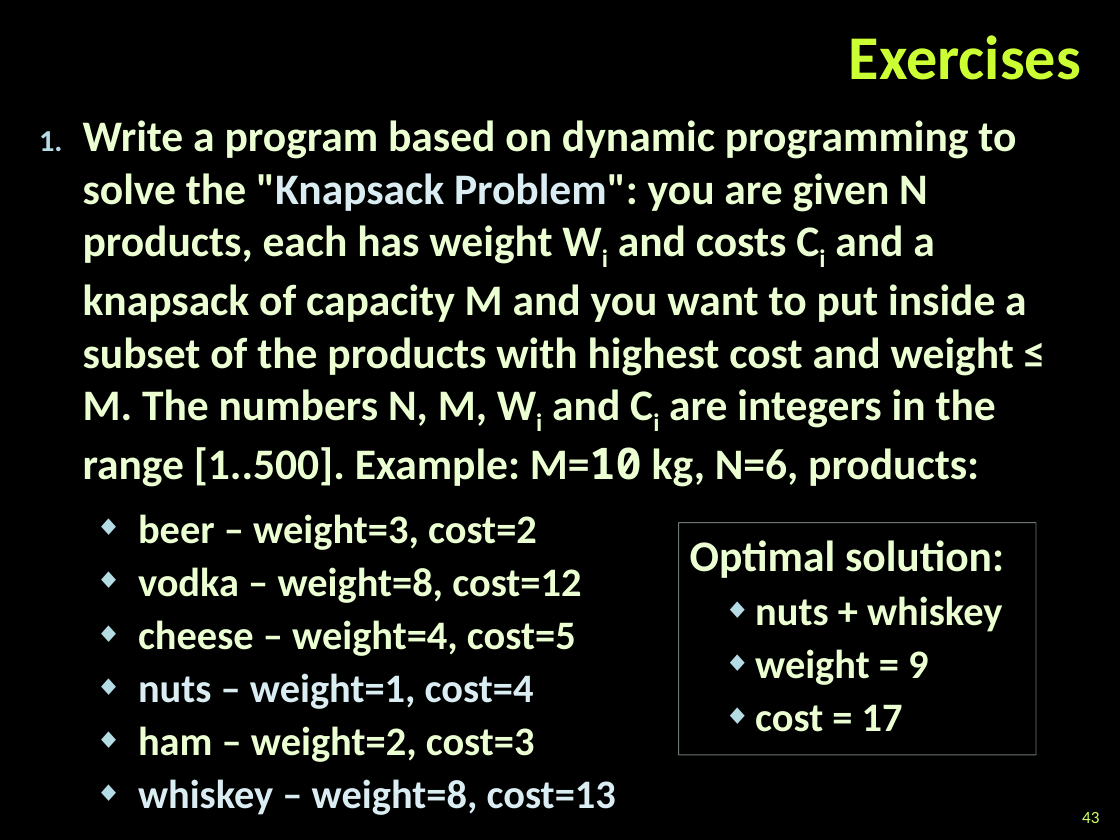
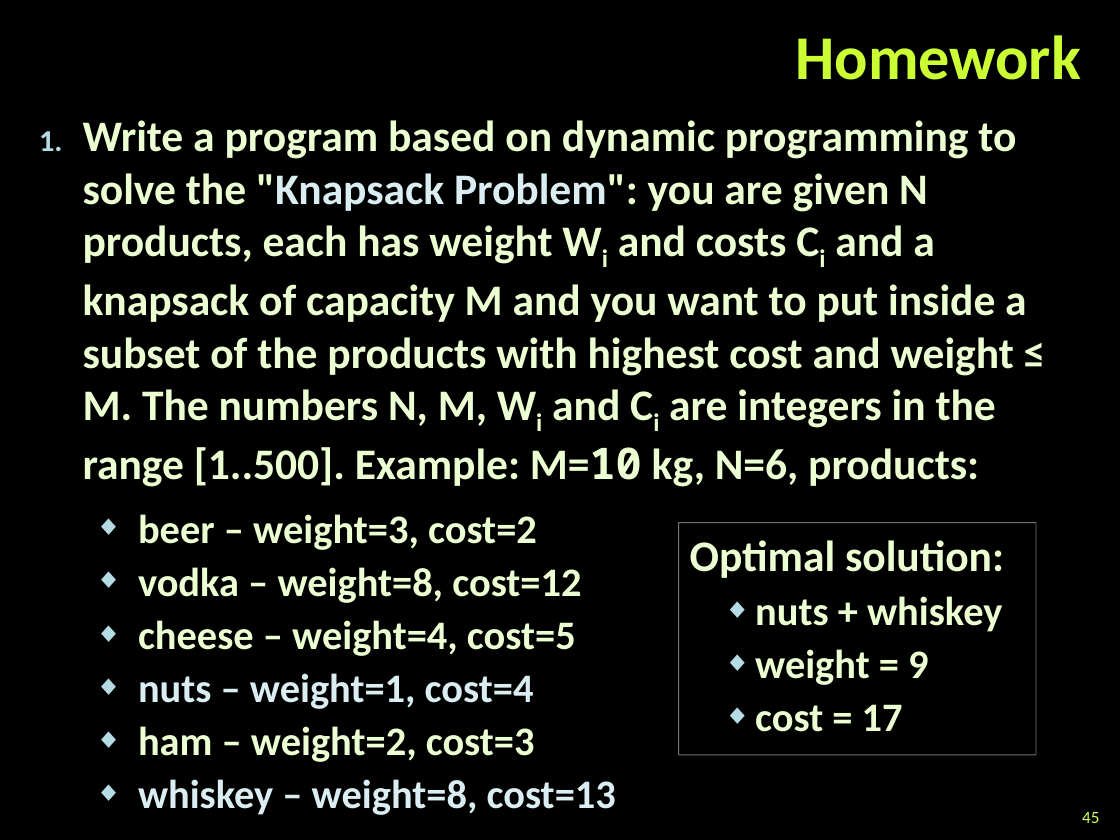
Before and after one commit to martin-nikolov/Telerik-Academy, a slide deck: slide 45 of Programming with C#/5. C# Data Structures and Algorithms/10. Dynamic Programming -✘/Dynamic-Programming.pptx (slide 43 before the commit). Drawn at 1120x840 pixels with LibreOffice and Linux fonts; fonts in the diff are those of the drawing; background and template pictures are left out. Boxes give left, top, right and bottom in pixels: in the first picture for what was removed or moved away, otherwise in the second. Text is boxed around its words. In the diff, an @@ line names an element or a change of style, - is before the commit and + after.

```diff
--- a/Programming with C#/5. C# Data Structures and Algorithms/10. Dynamic Programming -✘/Dynamic-Programming.pptx
+++ b/Programming with C#/5. C# Data Structures and Algorithms/10. Dynamic Programming -✘/Dynamic-Programming.pptx
@@ title at [796,35,1081,80]: text changed @@
-Exercises
+Homework
@@ page number at [1082,812,1099,823]: text changed @@
-43
+45
```
Also in this commit, not shown: 7 other slides changed, 2 slides added, 31 other files.
